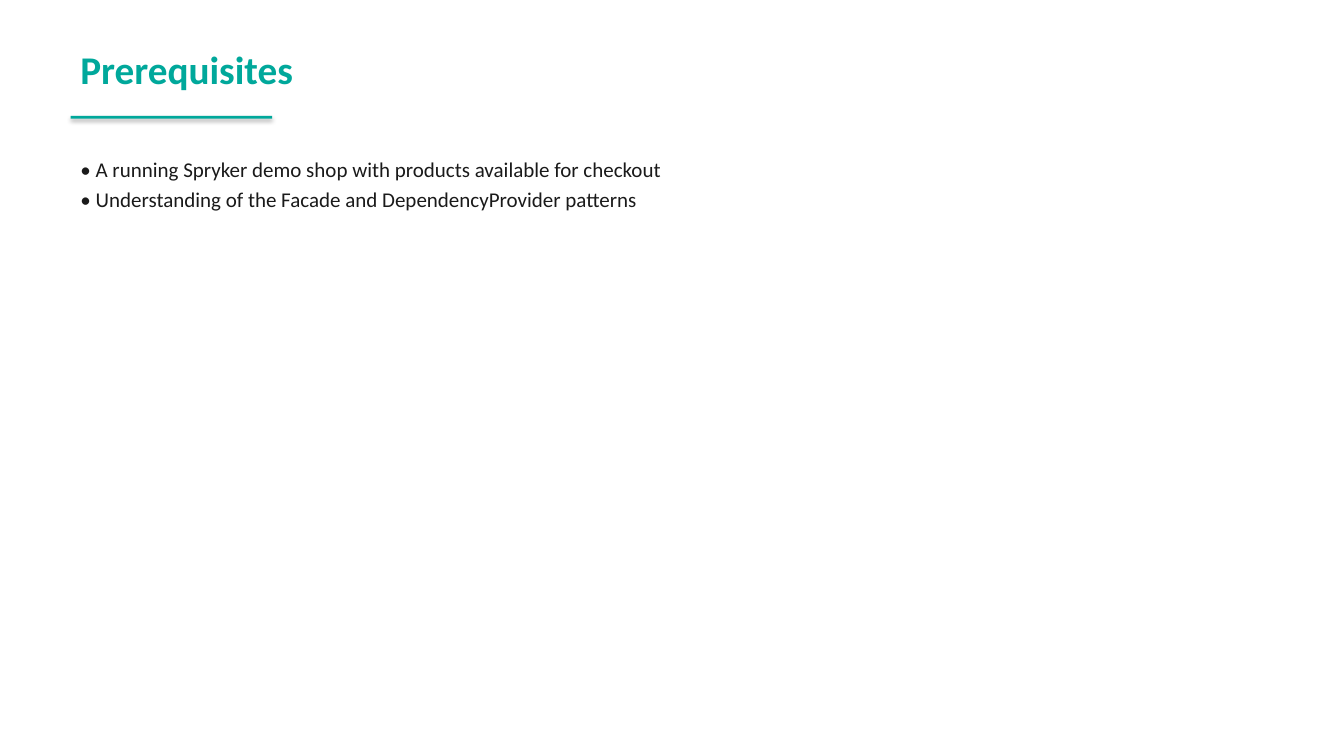
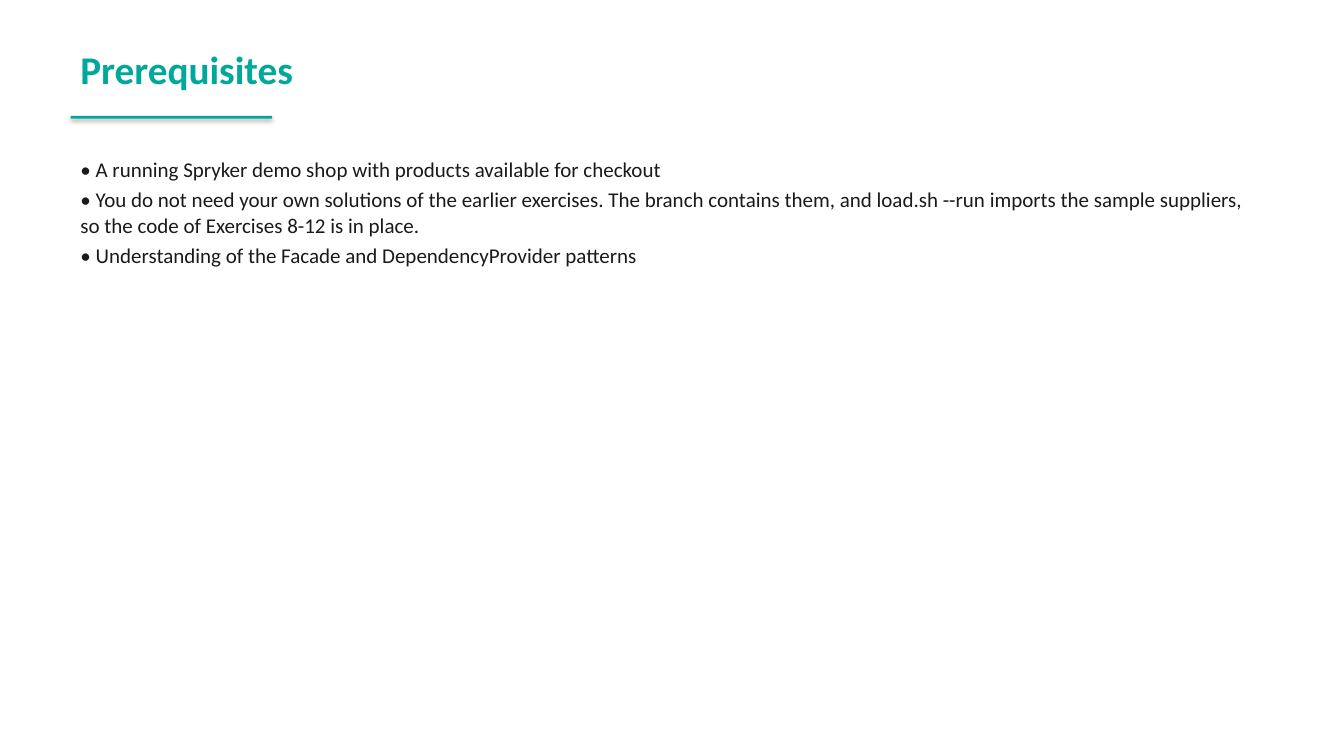
Before and after one commit to spryker-academy/instructor-exercises, a slide deck: slide 164 of guides-pptx/spryker-academy-professional.pptx (slide 162 before the commit). Drawn at 1344x756 pixels with LibreOffice and Linux fonts; fonts in the diff are those of the drawing. Boxes give left, top, right and bottom in pixels: in the first picture for what was removed or moved away, otherwise in the second. Text is boxed around its words. In the diff, an @@ line names an element or a change of style, - is before the commit and + after.

```diff
--- a/guides-pptx/spryker-academy-professional.pptx
+++ b/guides-pptx/spryker-academy-professional.pptx
@@ text at [80, 192, 1242, 237]: paragraph added @@
+• You do not need your own solutions of the earlier exercises. The branch contains them, and load.sh --run imports the sample suppliers, so the code of Exercises 8-12 is in place.
```
Also in this commit, not shown: 11 other slides changed, 4 slides added, 2 slides removed, 24 other files.
